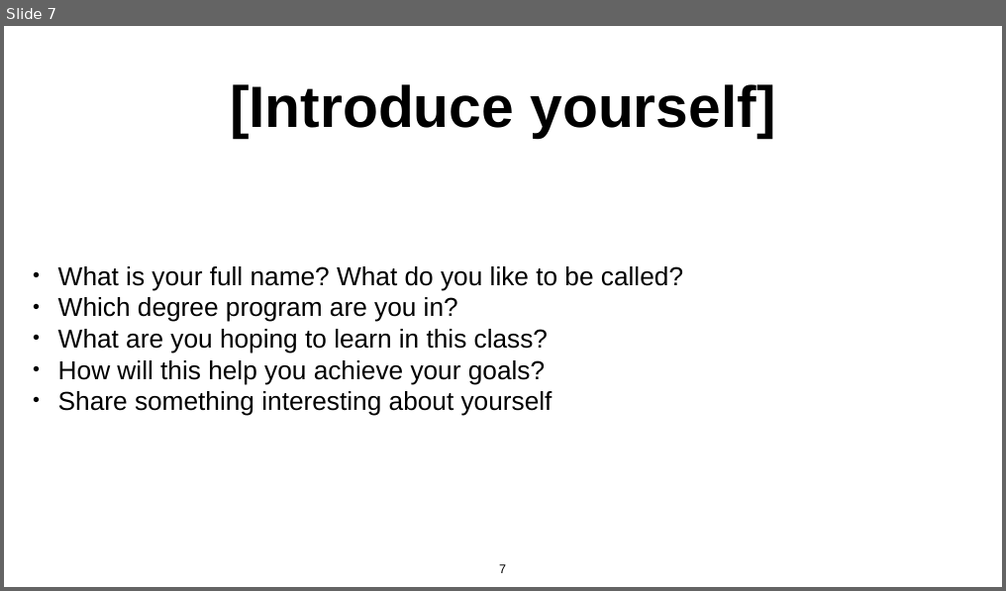
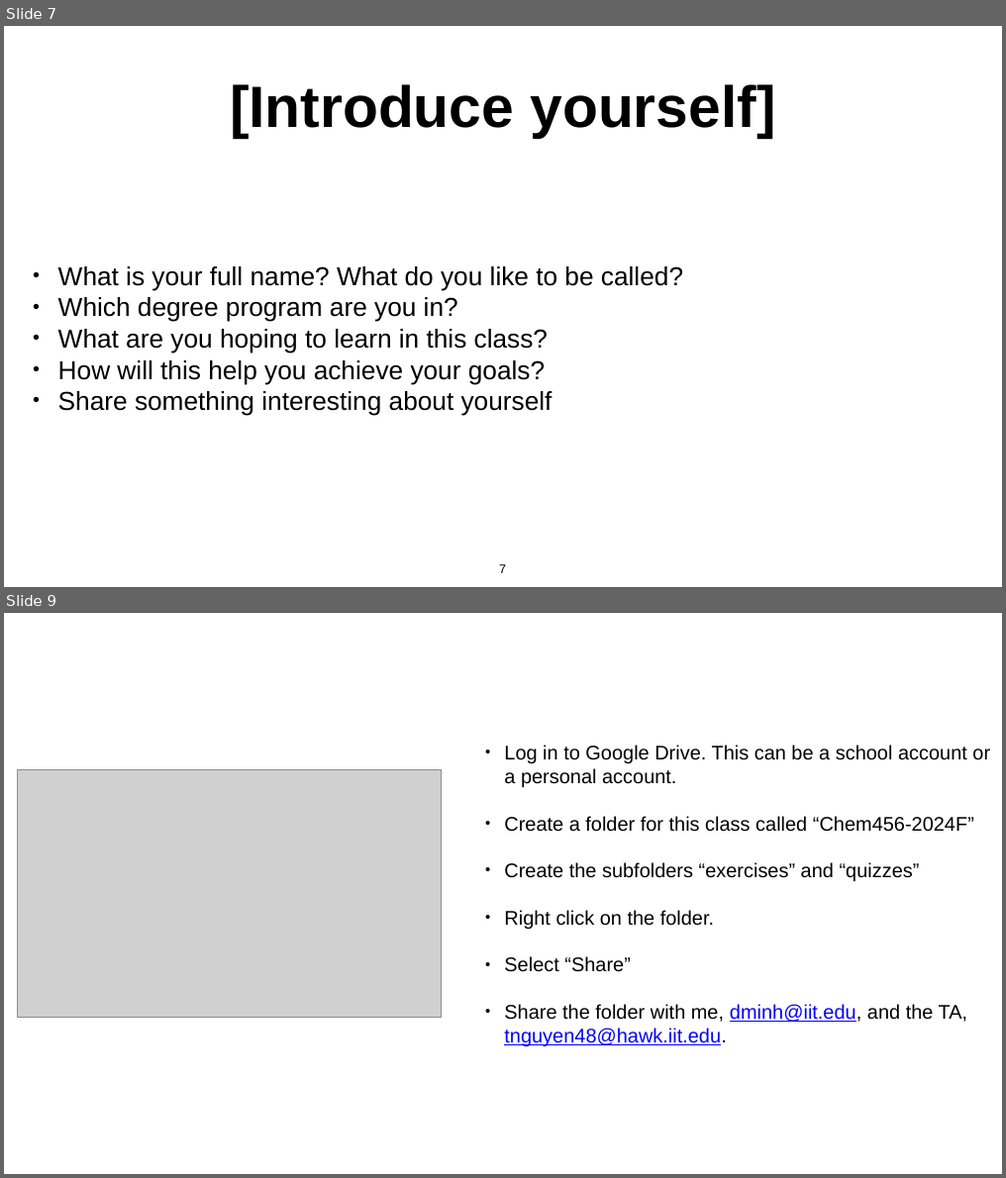
Before and after one commit to daveminh/Chem456-2024F, a slide deck: slides/08-26-Introduction.pptx. Shown one above the other, each under a label of ours: slide 7 before the commit, slides 7 and 9 after it; the slides between them are not shown. The pictures are 1006x591 and 1006x1178 pixels, drawn with LibreOffice and Linux fonts; fonts in the diff are those of the drawing; grey boxes stand for pictures. Boxes give left, top, right and bottom in pixels: in the first picture for what was removed or moved away, otherwise in the second. Text is boxed around its words. In the diff, an @@ line names an element or a change of style, - is before the commit and + after.

```diff
--- a/slides/08-26-Introduction.pptx
+++ b/slides/08-26-Introduction.pptx
@@ slide 9 added at (x1=4, y1=613, x2=1002, y2=1174), background #FFFFFF @@
@@ text added at (x1=504, y1=745, x2=990, y2=1047), 38 pt, text #000000 @@
+• Log in to Google Drive. This can be a school account or a personal account.
+• Create a folder for this class called “Chem456-2024F”
+• Create the subfolders “exercises” and “quizzes”
+• Right click on the folder.
+• Select “Share”
+• Share the folder with me, dminh@iit.edu, and the TA, tnguyen48@hawk.iit.edu.
@@ picture added at (x1=18, y1=769, x2=441, y2=1017) @@
```
Also in this commit, not shown: 5 slides changed, 1 other slide added, 4 slides removed, 2 other files.
